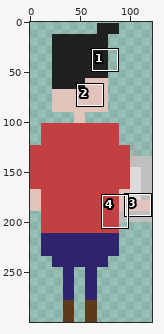
One commit to this sprite sheet: img/pete_note.gif. Above, an overview of the earlier version with the close-up marked.
Close-up. Before:
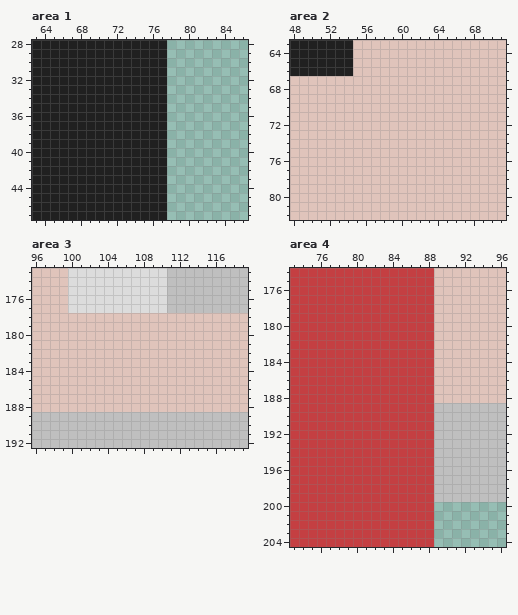
The file is 122x299 pixels. Shown: area 1: x 63..86, y 28..47; area 2: x 48..71, y 63..82; area 3: x 96..119, y 173..192; area 4: x 73..96, y 174..204. The old version is drawn lined up with the new one, on the new canvas. The commit also changed other parts of the picture, which this record leaves out.
Once edited:
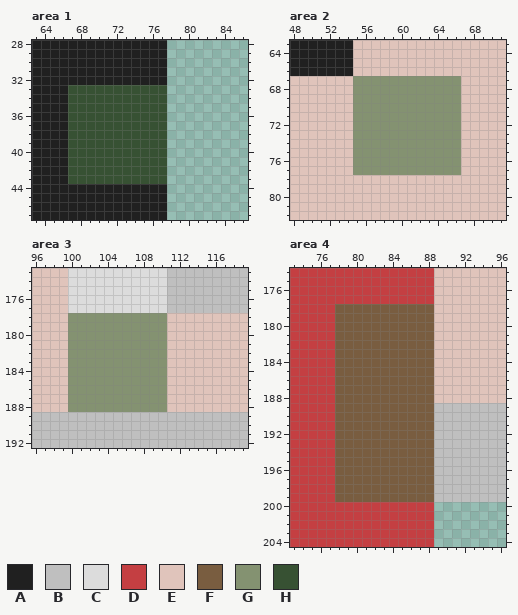
Palette (. is transparent): A #202020  B #bfbfbf  C #dcdcdc  D #c43f42  E #e0c4bb  F #795d40  G #849271  H #375133
Edits made:
canvas 122x299 -> 122x300, the old top-left corner now at 0,1
Changed rows in their new state; - is an unchanged pixel.
Area 1:
first column x 67:
33 HHHHHHHHHHH
34 HHHHHHHHHHH
35 HHHHHHHHHHH
36 HHHHHHHHHHH
37 HHHHHHHHHHH
38 HHHHHHHHHHH
39 HHHHHHHHHHH
40 HHHHHHHHHHH
41 HHHHHHHHHHH
42 HHHHHHHHHHH
43 HHHHHHHHHHH
Area 2:
first column x 55:
67 GGGGGGGGGGGG
68 GGGGGGGGGGGG
69 GGGGGGGGGGGG
70 GGGGGGGGGGGG
71 GGGGGGGGGGGG
72 GGGGGGGGGGGG
73 GGGGGGGGGGGG
74 GGGGGGGGGGGG
75 GGGGGGGGGGGG
76 GGGGGGGGGGGG
77 GGGGGGGGGGGG
Area 3:
first column x 100:
178 GGGGGGGGGGG
179 GGGGGGGGGGG
180 GGGGGGGGGGG
181 GGGGGGGGGGG
182 GGGGGGGGGGG
183 GGGGGGGGGGG
184 GGGGGGGGGGG
185 GGGGGGGGGGG
186 GGGGGGGGGGG
187 GGGGGGGGGGG
188 GGGGGGGGGGG
Area 4:
first column x 78:
178 FFFFFFFFFFF
179 FFFFFFFFFFF
180 FFFFFFFFFFF
181 FFFFFFFFFFF
182 FFFFFFFFFFF
183 FFFFFFFFFFF
184 FFFFFFFFFFF
185 FFFFFFFFFFF
186 FFFFFFFFFFF
187 FFFFFFFFFFF
188 FFFFFFFFFFF
189 FFFFFFFFFFF
190 FFFFFFFFFFF
191 FFFFFFFFFFF
192 FFFFFFFFFFF
193 FFFFFFFFFFF
194 FFFFFFFFFFF
195 FFFFFFFFFFF
196 FFFFFFFFFFF
197 FFFFFFFFFFF
198 FFFFFFFFFFF
199 FFFFFFFFFFF
Where, in picture pixels (left, top, right, bottom), the same in both close-ups:
changed: (68, 85, 167, 184)
changed: (353, 76, 461, 175)
changed: (68, 313, 167, 412)
changed: (335, 304, 434, 502)
